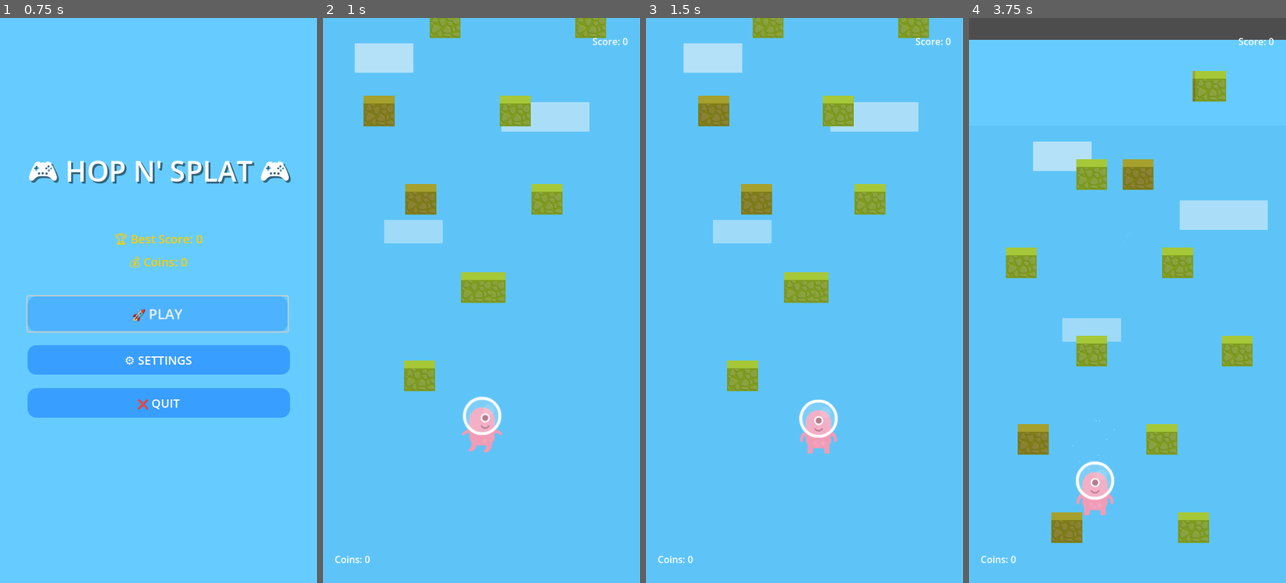
Above: before the commit, frames 1-4 (left to right).
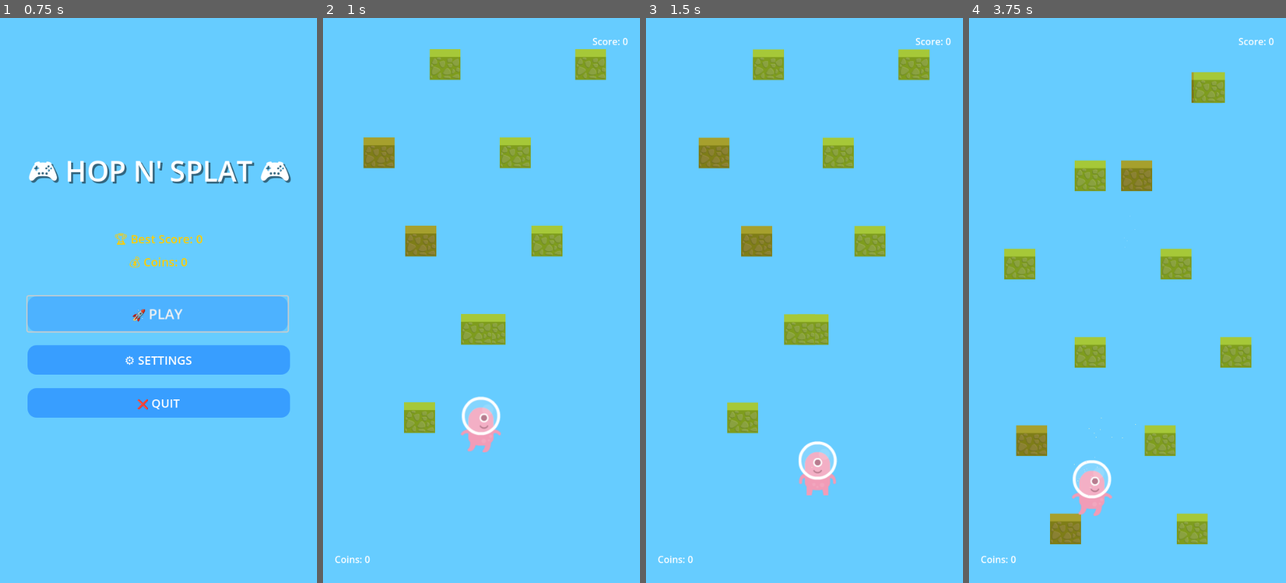
Above: after the commit, the same moments.

Repository: jeanleonhirwa/hopnsplat
Game: Godot game, scene res://scenes/MainMenu.tscn
Same seed, same stepped clock (60 frames per second), same inputs: the game is played once before the commit and once after it.
Inputs (mouse positions are in pixels of both pictures, inside the frame that each line leads up to):
- Up to frame 1 (0.75 s): click "🚀 PLAY" at 0.5 s
- Up to frame 2 (1 s): no input
- Up to frame 3 (1.5 s): tap Enter (ui_accept) at 1.25 s; move the mouse to (874, 272) at 1.27 s; hold Right (ui_right) from 1.28 s (still down); click (874, 272) at 1.42 s
- Up to frame 4 (3.75 s): tap Enter (ui_accept) at 1.52 s; release Right (ui_right) at 2 s; drag from (1064, 328) to (1111, 413) at 2.02 s; move the mouse to (1159, 176) at 2.77 s; hold Left (ui_left) 2.78-3.5 s; drag from (1111, 413) to (1032, 215) at 3.52 s

Frame 1 is identical in both runs. In frame 2, 12% of the frame differs, in the area x 10-90%, y 0-77%; in frame 3, 13%, in the area x 11-90%, y 0-85%; in frame 4, 9.9%.

Commit message:
Elleventh commit

Diff:
--- a/scenes/Main.tscn
+++ b/scenes/Main.tscn
@@ -6,6 +6,7 @@
 [ext_resource type="Script" uid="uid://bfboumnt4b1h1" path="res://scripts/camera_2d.gd" id="4_rarhs"]
 [ext_resource type="Script" uid="uid://domxsvp1u3x2j" path="res://scripts/main.gd" id="5_main"]
 [ext_resource type="Script" uid="uid://b0xdcvwy3yoty" path="res://scripts/background_animator.gd" id="6_bg_anim"]
+[ext_resource type="PackedScene" uid="uid://bvxm8k2n7qp4r" path="res://scenes/rising_danger.tscn" id="7_danger"]
 
 [sub_resource type="RectangleShape2D" id="RectangleShape2D_qnwvq"]
 size = Vector2(542, 27)
@@ -16,11 +17,12 @@
 [node name="ParallaxBackground" type="ParallaxBackground" parent="."]
 
 [node name="SkyLayer" type="ParallaxLayer" parent="ParallaxBackground"]
-motion_scale = Vector2(0.1, 0.1)
+motion_scale = Vector2(0, 0)
 
 [node name="SkyRect" type="ColorRect" parent="ParallaxBackground/SkyLayer"]
+offset_top = -50000.0
 offset_right = 540.0
-offset_bottom = 5000.0
+offset_bottom = 50000.0
 mouse_filter = 2
 color = Color(0.4, 0.8, 1, 1)
 
@@ -49,13 +51,14 @@
 color = Color(1, 1, 1, 0.6)
 
 [node name="MidLayer" type="ParallaxLayer" parent="ParallaxBackground"]
-motion_scale = Vector2(0.5, 0.5)
+motion_scale = Vector2(0, 0)
 
 [node name="MidRect" type="ColorRect" parent="ParallaxBackground/MidLayer"]
+offset_top = -50000.0
 offset_right = 540.0
-offset_bottom = 5000.0
+offset_bottom = 50000.0
 mouse_filter = 2
-color = Color(0.3, 0.7, 0.9, 0.3)
+color = Color(0.4, 0.8, 1, 1)
 
 [node name="FarLayer" type="ParallaxLayer" parent="ParallaxBackground"]
 motion_scale = Vector2(0.7, 0.7)
@@ -78,8 +81,10 @@
 platform_scene = ExtResource("2_rvslj")
 camera_path = NodePath("../Camera2D")
 
+[node name="RisingDanger" parent="." instance=ExtResource("7_danger")]
+
 [node name="Player" parent="." instance=ExtResource("1_elqb8")]
-position = Vector2(272, 871)
+position = Vector2(270, 800)
 
 [node name="Camera2D" type="Camera2D" parent="."]
 position = Vector2(271, 479)
--- /dev/null
+++ b/scenes/rising_danger.tscn
@@ -0,0 +1,38 @@
+[gd_scene load_steps=3 format=3 uid="uid://bvxm8k2n7qp4r"]
+
+[ext_resource type="Script" uid="uid://ct7fj7wwtp1ti" path="res://scripts/rising_danger.gd" id="1_rising"]
+
+[sub_resource type="RectangleShape2D" id="RectangleShape2D_danger"]
+size = Vector2(600, 100)
+
+[node name="RisingDanger" type="Area2D"]
+collision_layer = 4
+script = ExtResource("1_rising")
+
+[node name="LavaSprite" type="ColorRect" parent="."]
+offset_left = -300.0
+offset_top = -50.0
+offset_right = 300.0
+offset_bottom = 50.0
+color = Color(1, 0.3, 0, 0.9)
+
+[node name="CollisionShape2D" type="CollisionShape2D" parent="."]
+shape = SubResource("RectangleShape2D_danger")
+
+[node name="LavaParticles" type="CPUParticles2D" parent="."]
+position = Vector2(0, -25)
+
+[node name="BubbleParticles" type="CPUParticles2D" parent="."]
+position = Vector2(0, -30)
+
+[node name="WarningZone" type="ColorRect" parent="."]
+visible = false
+offset_left = -270.0
+offset_top = -300.0
+offset_right = 270.0
+offset_bottom = -250.0
+color = Color(1, 0.5, 0, 0.2)
+
+[node name="LavaSound" type="AudioStreamPlayer2D" parent="."]
+
+[node name="WarningSound" type="AudioStreamPlayer2D" parent="."]
--- a/scripts/background_animator.gd
+++ b/scripts/background_animator.gd
@@ -56,8 +56,8 @@
 	# Update cloud spawning
 	update_cloud_spawning(delta)
 
-	# Update background positioning to follow camera
-	update_background_position()
+	# Disable background positioning - causing issues
+	# update_background_position()
 
 func animate_clouds(delta):
 	"""Animate cloud movement"""
@@ -141,22 +141,20 @@
 	var parallax_bg = get_node("../ParallaxBackground")
 
 	if parallax_bg:
-		# Update sky layer position
+		# Update sky layer position - always extend upward
 		var sky_layer = parallax_bg.get_node("SkyLayer")
 		if sky_layer:
 			var sky_rect = sky_layer.get_node("SkyRect")
 			if sky_rect:
-				# Extend sky background upward as camera moves up
-				if camera_y < sky_rect.position.y:
-					sky_rect.position.y = camera_y - 1000
-					sky_rect.size.y = 6000
+				# Always keep sky background well above camera
+				sky_rect.position.y = camera_y - 2000
+				sky_rect.size.y = 8000  # Large height to cover all areas
 
-		# Update mid layer position
+		# Update mid layer position - always extend upward
 		var mid_layer = parallax_bg.get_node("MidLayer")
 		if mid_layer:
 			var mid_rect = mid_layer.get_node("MidRect")
 			if mid_rect:
-				# Extend mid background upward as camera moves up
-				if camera_y < mid_rect.position.y:
-					mid_rect.position.y = camera_y - 1000
-					mid_rect.size.y = 6000
+				# Always keep mid background well above camera
+				mid_rect.position.y = camera_y - 2000
+				mid_rect.size.y = 8000  # Large height to cover all areas
--- a/scripts/main.gd
+++ b/scripts/main.gd
@@ -5,6 +5,16 @@
 signal currency_changed(new_currency)
 signal successful_jump
 signal game_over
+
+# Node references
+@onready var player = $Player
+@onready var camera = $Camera2D
+@onready var platform_spawner = $PlatformSpawner
+@onready var rising_danger = $RisingDanger
+@onready var score_label = $UILayer/ScoreLabel
+@onready var currency_label = $UILayer/CurrencyLabel
+@onready var combo_label = $UILayer/ComboLabel
+@onready var ui_layer = $UILayer
 
 # Score and Currency System
 var current_score: int = 0
@@ -26,13 +36,6 @@
 var game_started: bool = false
 var fall_threshold: float = 500.0  # Distance below camera to trigger game over
 
-# Node References
-@onready var player = $Player
-@onready var camera = $Camera2D
-@onready var ui_layer = $UILayer
-@onready var score_label = $UILayer/ScoreLabel
-@onready var currency_label = $UILayer/CurrencyLabel
-@onready var combo_label = $UILayer/ComboLabel
 # Audio node (optional - will be null if not present in scene)
 var falling_sound: AudioStreamPlayer
 
@@ -58,6 +61,10 @@
 	# Connect to player signals
 	if player:
 		player.connect("platform_landed", _on_player_platform_landed)
+
+	# Start rising danger system
+	if rising_danger:
+		rising_danger.start_game()
 
 	# Game over scene will be instantiated when needed
 
@@ -240,6 +247,41 @@
 		is_new_high_score
 	)
 
+func reset_game():
+	"""Reset game state for new game"""
+	current_game_state = GameState.PLAYING
+	current_score = 0
+	session_currency = 0
+	consecutive_jumps = 0
+	highest_platform_reached = 0.0
+	game_started = false
+	score_multiplier = 1.0
+
+	# Reset player position
+	if player:
+		player.global_position = Vector2(270, 800)
+		player.velocity = Vector2.ZERO
+		player.reset_player_state()
+
+	# Reset camera
+	if camera:
+		camera.global_position = Vector2(271, 479)
+		camera.offset = Vector2.ZERO
+
+	# Clear platforms
+	if platform_spawner:
+		platform_spawner.clear_platforms()
+
+	# Reset rising danger
+	if rising_danger:
+		rising_danger.reset()
+		rising_danger.start_game()
+
+	# Update UI
+	update_ui()
+
+	print("Game reset complete")
+
 func restart_game():
 	print("Restart game called!")
 
@@ -247,12 +289,17 @@
 	current_game_state = GameState.PLAYING
 	reset_session()
 
-	# Reset player
+	# Reset rising danger FIRST to ensure it's at bottom
+	if rising_danger:
+		rising_danger.reset()
+		print("Rising danger reset to bottom position")
+
+	# Reset player to safe starting position
 	if player:
-		player.global_position = Vector2(272, 871)  # Reset to starting position
+		player.global_position = Vector2(270, 800)  # Use consistent starting position
 		player.velocity = Vector2.ZERO
 		player.set_physics_process(true)
-		print("Player reset to starting position")
+		print("Player reset to starting position: ", player.global_position)
 
 	# Reset camera
 	if camera:
@@ -261,7 +308,6 @@
 		print("Camera reset to starting position")
 
 	# Reset platform spawner
-	var platform_spawner = get_node("PlatformSpawner")
 	if platform_spawner:
 		# Clear existing platforms
 		for platform in platform_spawner.platforms:
@@ -271,6 +317,11 @@
 		platform_spawner.last_platform_y = 800.0
 		print("Platform spawner reset")
 
+	# Start rising danger after everything is reset
+	if rising_danger:
+		rising_danger.start_game()
+		print("Rising danger started")
+
 	# Hide game over screen
 	if game_over_instance:
 		game_over_instance.hide_game_over()
--- /dev/null
+++ b/scripts/rising_danger.gd
@@ -0,0 +1,241 @@
+extends Area2D
+
+# Rising Danger System for Hop n' Splat
+# Creates urgency by having lava rise from bottom, forcing player to keep climbing
+
+# Rising danger properties
+var rise_speed: float = 12.0  # Base speed (pixels per second) - reduced
+var current_speed: float = 12.0
+var max_speed: float = 45.0  # Reduced max speed
+var acceleration: float = 1.5  # Slower acceleration
+var start_delay: float = 5.0  # Longer delay before danger starts rising
+
+# Game state
+var is_rising: bool = false
+var game_started: bool = false
+var start_timer: float = 0.0
+
+# Visual effects
+@onready var lava_sprite = $LavaSprite
+@onready var lava_particles = $LavaParticles
+@onready var bubble_particles = $BubbleParticles
+@onready var collision_shape = $CollisionShape2D
+@onready var warning_zone = $WarningZone
+
+# Audio
+@onready var lava_sound = $LavaSound
+@onready var warning_sound = $WarningSound
+
+# Screen shake reference
+var camera: Camera2D
+var player: CharacterBody2D
+
+func _ready():
+	"""Initialize rising danger system"""
+	# Connect collision signal
+	body_entered.connect(_on_body_entered)
+
+	# Find camera and player references
+	camera = get_viewport().get_camera_2d()
+	player = get_node("../Player")
+
+	# Setup initial position (start well below screen)
+	global_position.y = 1400
+
+	# Setup visual effects
+	setup_visual_effects()
+
+	print("Rising danger system initialized")
+
+func _process(delta):
+	"""Update rising danger each frame"""
+	if not game_started:
+		return
+
+	# Handle start delay
+	if not is_rising:
+		start_timer += delta
+		if start_timer >= start_delay:
+			start_rising()
+		return
+
+	# Update rising speed (progressive difficulty)
+	current_speed = min(current_speed + acceleration * delta, max_speed)
+
+	# Move danger upward
+	global_position.y -= current_speed * delta
+
+	# Update visual effects
+	update_visual_effects()
+
+	# Check warning distance
+	check_warning_distance()
+
+func start_game():
+	"""Called when game starts"""
+	game_started = true
+	start_timer = 0.0
+	print("Rising danger: Game started, beginning countdown")
+
+func start_rising():
+	"""Begin the rising danger"""
+	is_rising = true
+	if lava_sound:
+		lava_sound.play()
+
+	# Start particle effects
+	if lava_particles:
+		lava_particles.emitting = true
+	if bubble_particles:
+		bubble_particles.emitting = true
+
+	print("Rising danger: Lava is now rising!")
+
+func setup_visual_effects():
+	"""Setup lava visual effects"""
+	# Setup lava sprite (ColorRect for now, can be replaced with texture)
+	if lava_sprite:
+		lava_sprite.size = Vector2(600, 200)  # Wide enough to cover screen
+		lava_sprite.color = Color(1, 0.3, 0, 0.9)  # Orange-red lava color
+		lava_sprite.position = Vector2(-50, -100)  # Center and offset
+
+	# Setup lava particles
+	if lava_particles:
+		lava_particles.emitting = false
+		lava_particles.amount = 40
+		lava_particles.lifetime = 2.0
+		lava_particles.emission_shape = 2  # BOX
+		lava_particles.emission_rect_extents = Vector2(300, 20)
+		lava_particles.direction = Vector2(0, -1)
+		lava_particles.spread = 30.0
+		lava_particles.initial_velocity_min = 30.0
+		lava_particles.initial_velocity_max = 80.0
+		lava_particles.gravity = Vector2(0, 20)
+		lava_particles.scale_amount_min = 0.3
+		lava_particles.scale_amount_max = 1.2
+		lava_particles.color = Color(1, 0.5, 0, 1)
+
+	# Setup bubble particles
+	if bubble_particles:
+		bubble_particles.emitting = false
+		bubble_particles.amount = 25
+		bubble_particles.lifetime = 1.5
+		bubble_particles.emission_shape = 2  # BOX
+		bubble_particles.emission_rect_extents = Vector2(280, 15)
+		bubble_particles.direction = Vector2(0, -1)
+		bubble_particles.spread = 20.0
+		bubble_particles.initial_velocity_min = 20.0
+		bubble_particles.initial_velocity_max = 50.0
+		bubble_particles.gravity = Vector2(0, -30)
+		bubble_particles.scale_amount_min = 0.2
+		bubble_particles.scale_amount_max = 0.8
+		bubble_particles.color = Color(1, 0.8, 0.2, 0.7)
+
+func update_visual_effects():
+	"""Update visual effects based on speed"""
+	if not is_rising:
+		return
+
+	# Increase particle intensity with speed
+	var intensity_factor = current_speed / max_speed
+
+	if lava_particles:
+		lava_particles.amount = int(40 + (intensity_factor * 20))
+		lava_particles.initial_velocity_max = 80 + (intensity_factor * 40)
+
+	if bubble_particles:
+		bubble_particles.amount = int(25 + (intensity_factor * 15))
+
+func check_warning_distance():
+	"""Check if player is getting close to danger"""
+	if not player or not is_rising:
+		return
+
+	var distance_to_player = player.global_position.y - global_position.y
+	var warning_distance = 400.0
+	var critical_distance = 50.0  # Only shake when very close
+
+	# Show warning when danger gets close
+	if distance_to_player < warning_distance:
+		show_warning()
+
+		# Extremely subtle screen shake only when almost touching
+		if distance_to_player < critical_distance and distance_to_player > 0:
+			var shake_intensity = (critical_distance - distance_to_player) / critical_distance
+			if camera and shake_intensity > 0.8:  # Higher threshold
+				shake_screen(shake_intensity * 0.1)  # Much more subtle
+
+func show_warning():
+	"""Show visual warning that danger is close"""
+	if warning_zone:
+		warning_zone.visible = true
+		# Gentler pulsing effect
+		var pulse_time = Time.get_time_dict_from_system()["second"] * 3.0
+		warning_zone.modulate.a = 0.3 + sin(pulse_time) * 0.2
+
+	# Play warning sound less frequently
+	if warning_sound and not warning_sound.playing:
+		if randf() < 0.005:  # Reduced from 2% to 0.5% chance per frame
+			warning_sound.play()
+
+func shake_screen(_intensity: float):
+	"""Apply very subtle screen shake effect"""
+	# Disabled for now - no screen shake from rising danger
+	pass
+
+func _on_body_entered(body):
+	"""Handle collision with player"""
+	if body.name == "Player":
+		print("Rising danger: Player caught by lava!")
+		trigger_game_over()
+
+func trigger_game_over():
+	"""Trigger game over when player touches danger"""
+	# Stop rising
+	is_rising = false
+
+	# No screen shake for game over - keep it smooth
+
+	# Trigger game over using the correct method name
+	var main_scene = get_node("../")
+	if main_scene and main_scene.has_method("trigger_game_over"):
+		main_scene.trigger_game_over()
+	else:
+		print("Warning: Could not find main scene or trigger_game_over method")
+
+func pause_rising(duration: float):
+	"""Temporarily pause rising (for boost items)"""
+	if not is_rising:
+		return
+
+	var original_speed = current_speed
+	current_speed = 0.0
+
+	await get_tree().create_timer(duration).timeout
+	current_speed = original_speed
+
+	print("Rising danger: Resumed after pause")
+
+func get_danger_height() -> float:
+	"""Get current danger height for UI display"""
+	return global_position.y
+
+func reset():
+	"""Reset danger system for new game"""
+	is_rising = false
+	game_started = false
+	start_timer = 0.0
+	current_speed = rise_speed
+	global_position.y = 1400  # Move further down to ensure player is safe
+
+	# Stop effects
+	if lava_particles:
+		lava_particles.emitting = false
+	if bubble_particles:
+		bubble_particles.emitting = false
+	if warning_zone:
+		warning_zone.visible = false
+	if lava_sound:
+		lava_sound.stop()
+
+	print("Rising danger reset to position: ", global_position.y)
Binary file added: assets/items/cloud.png
Not shown, added: assets/items/cloud.png.import
Not shown, added: audio/backround-music/1.mp3.import
Not shown: 1 places in scenes/Main.tscn that only renumber resources
Not shown, added: scripts/rising_danger.gd.uid
Not shown, added: audio/backround-music/1.mp3
